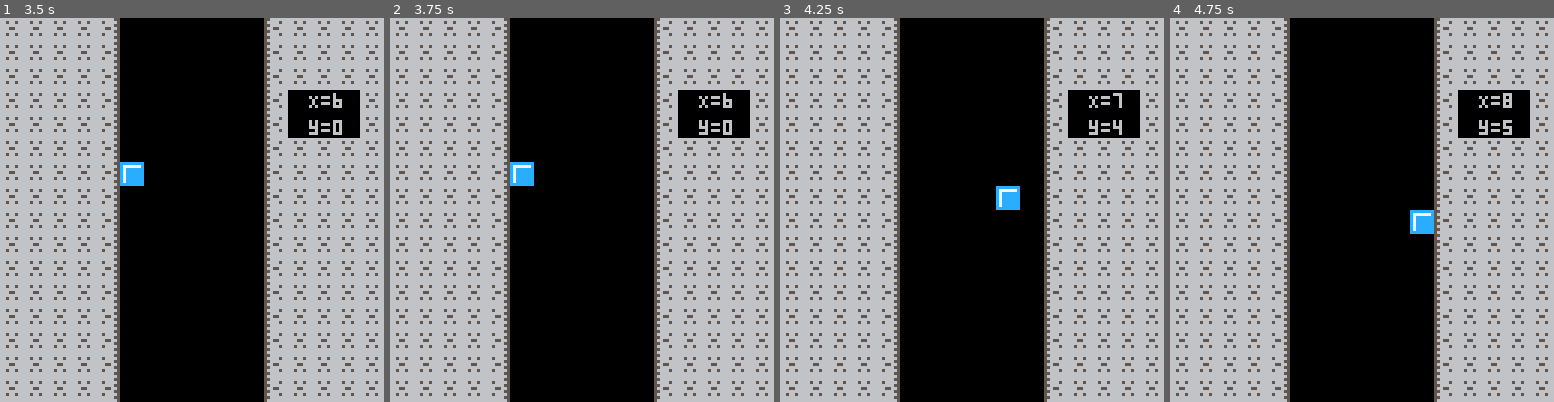
Above: before the commit, frames 1-4 (left to right).
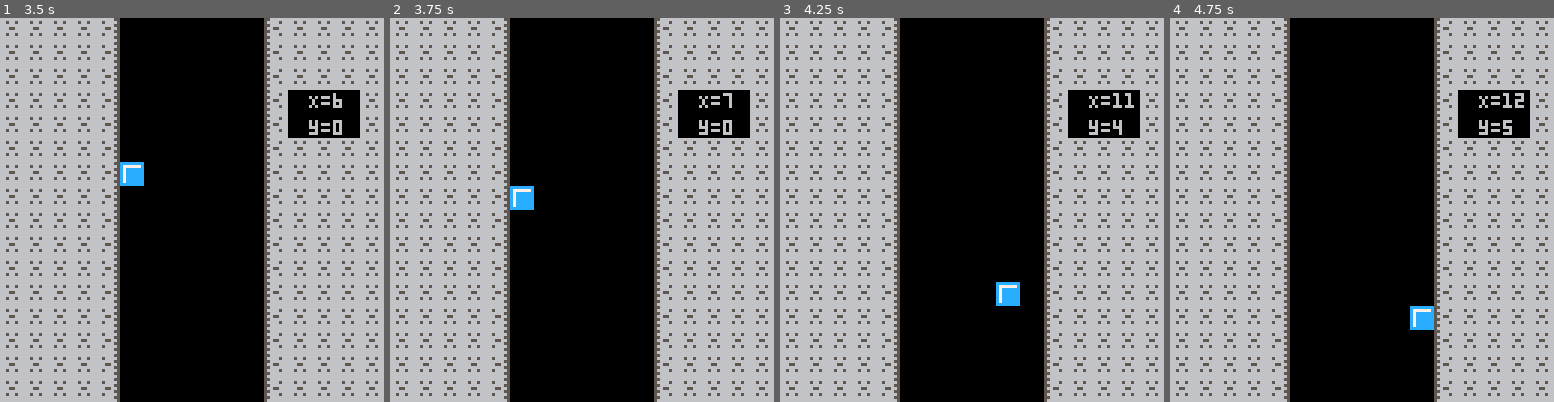
Above: after the commit, the same moments.

Repository: snipem/cavalcade
Game: PICO-8 cartridge columns.p8
The game is run twice, just before and just after one commit, with the same random seed, the same clock (stepped at 60 frames per second) and the same inputs.
Inputs:
- Up to frame 1 (3.5 s): hold Right 1.6-2.1 s; hold Right 2.47-3.03 s; hold Left from 3.08 s (still down)
- Up to frame 2 (3.75 s): release Left at 3.58 s; hold Down from 3.63 s (still down)
- Up to frame 3 (4.25 s): release Down at 3.97 s; hold Right from 4.02 s (still down)
- Up to frame 4 (4.75 s): release Right at 4.68 s

Frame 1 is identical in both runs. In frame 2, 0.8% of the frame differs, in the area x 31-90%, y 19-50%; in frame 3, 0.9%; in frame 4, 0.9%, in the area x 62-93%, y 19-82%.

Commit message:
Clean up and better mechanic for dropping

Diff:
--- a/columns.p8
+++ b/columns.p8
@@ -5,7 +5,7 @@
 -- by zep
 -- run: ./reload.sh
 
-board = {}          -- create the matrix
+board = {}
 bottom_left = 32
 bottom_right = 96
 
@@ -43,14 +43,18 @@
 end
 
 function _update()
+    -- Only if drop is still in free fall
     if drop.i < max_lines-1 then
+        -- If left and not over left border
         if btn(1) and drop.j < max_columns then
             drop.j += 1
+        -- If right and if not over right border
         elseif btn(0) and drop.j > 0 then
             drop.j -= 1
         end
 
-        if drop.timer % speed == 0 then
+        -- Drop fast or wait for timer
+        if btn(3) or drop.timer % speed == 0 then
            drop.i +=1
         end
     end
@@ -60,15 +64,8 @@
 end
 
 function _draw ()
-    -- draw backgorund
     cls()
-    -- rectfill(0, 0, 128, 128, 7)
-    -- rectfill(bottom_left, 0, bottom_right, 128, 0)
-    -- rectfill(bottom_left, 0, bottom_left+7, 128, 1)
-    -- rectfill(bottom_right-8, 0, bottom_right, 128, 1)
-    --
     map( 0, 0, 0, 0, 128, 128)
-
 
     -- Draw drop
     spr(1, board[drop.i][drop.j].x, board[drop.i][drop.j].y)
